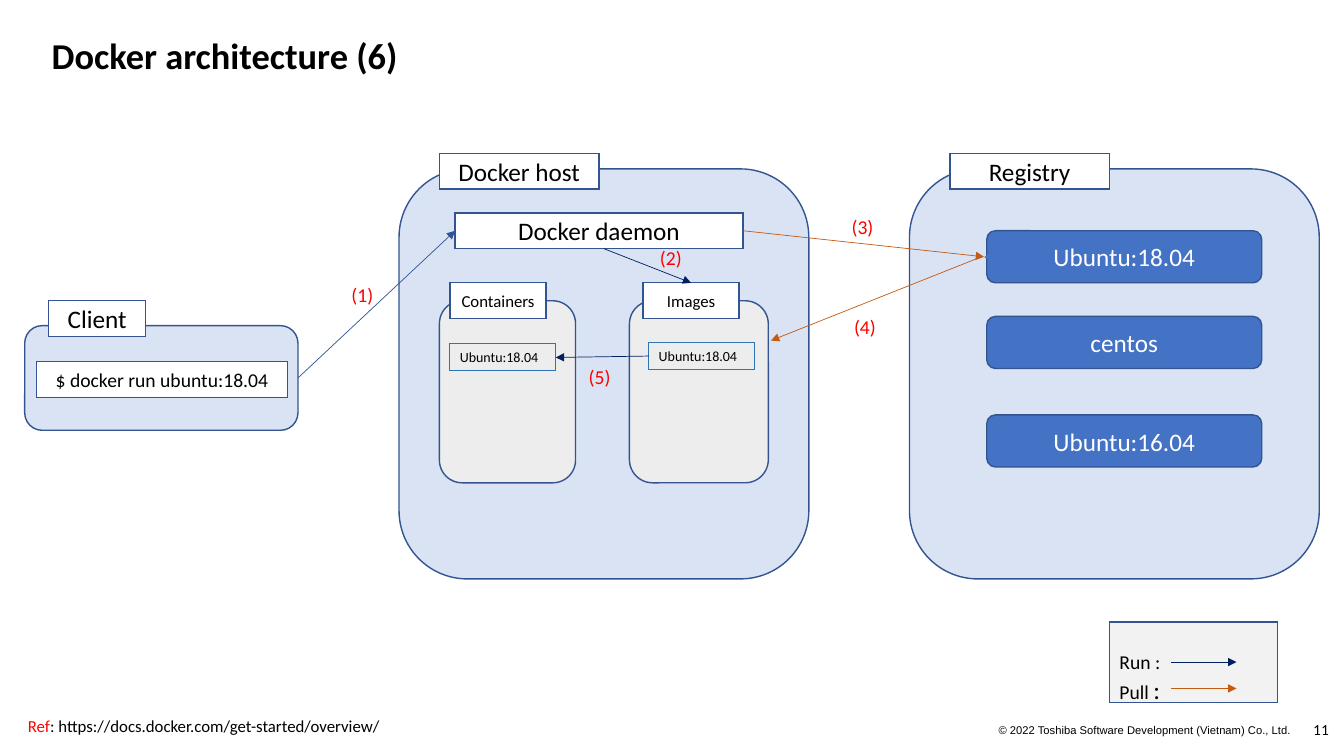
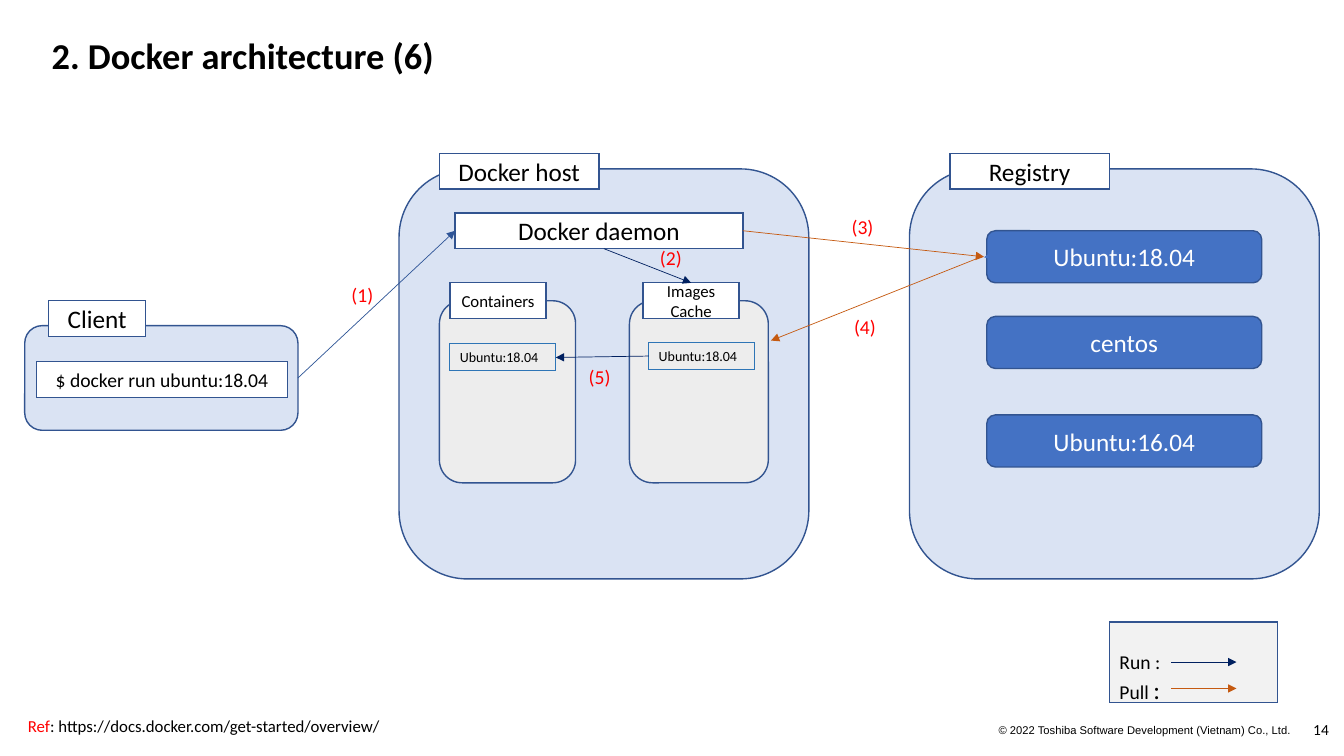
Before and after one commit to Doan-Nguyen/Programming, a slide deck: slide 14 of Docker_Kubeneste.pptx (slide 11 before the commit). Drawn at 1344x756 pixels with LibreOffice and Linux fonts; fonts in the diff are those of the drawing; background and template pictures are left out. Boxes give left, top, right and bottom in pixels: in the first picture for what was removed or moved away, otherwise in the second. Text is boxed around its words. In the diff, an @@ line names an element or a change of style, - is before the commit and + after.

```diff
--- a/Docker_Kubeneste.pptx
+++ b/Docker_Kubeneste.pptx
@@ title at <box>52,42,434,75</box>: text changed @@
-Docker architecture (6)
+2. Docker architecture (6)
@@ text in rectangle at <box>667,283,715,319</box>: text changed @@
-Images
+Images Cache
@@ page number at <box>1313,725,1329,735</box>: text changed @@
-11
+14
```
Also in this commit, not shown: 19 other slides changed, 19 slides added, 4 slides removed.
